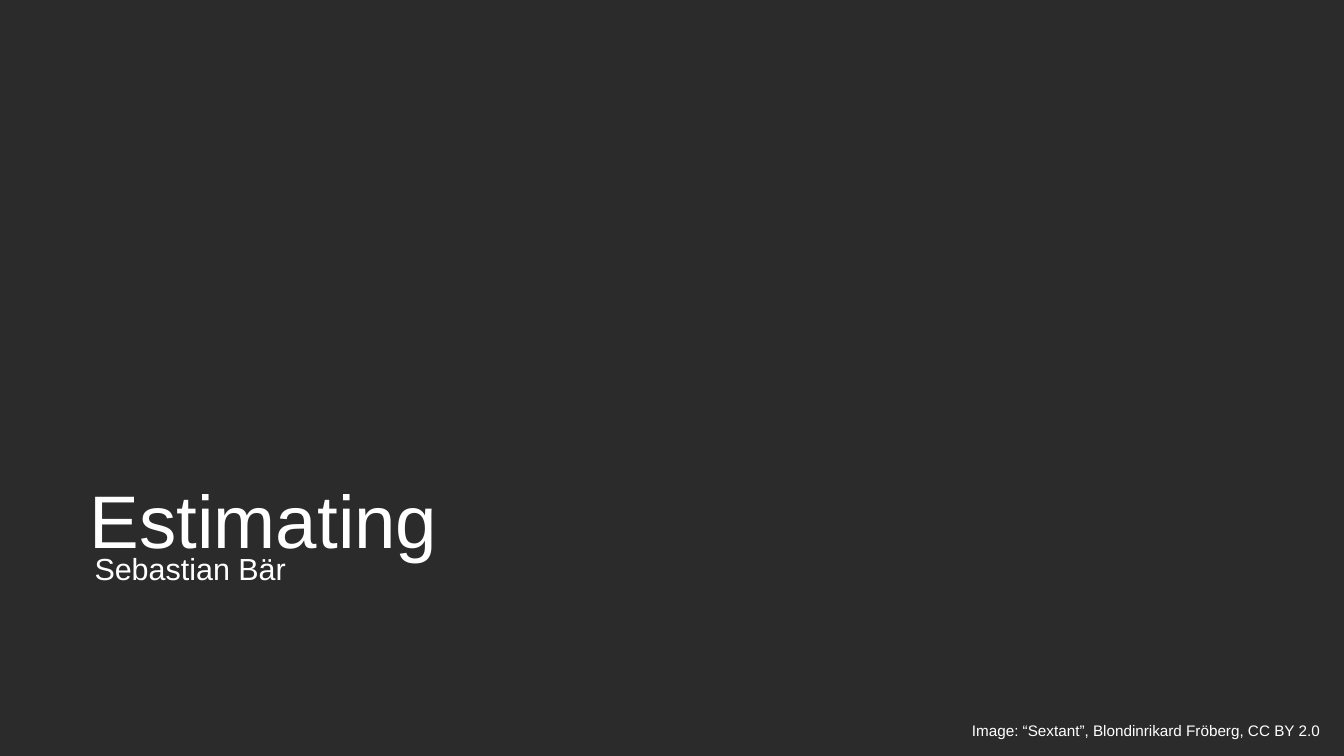
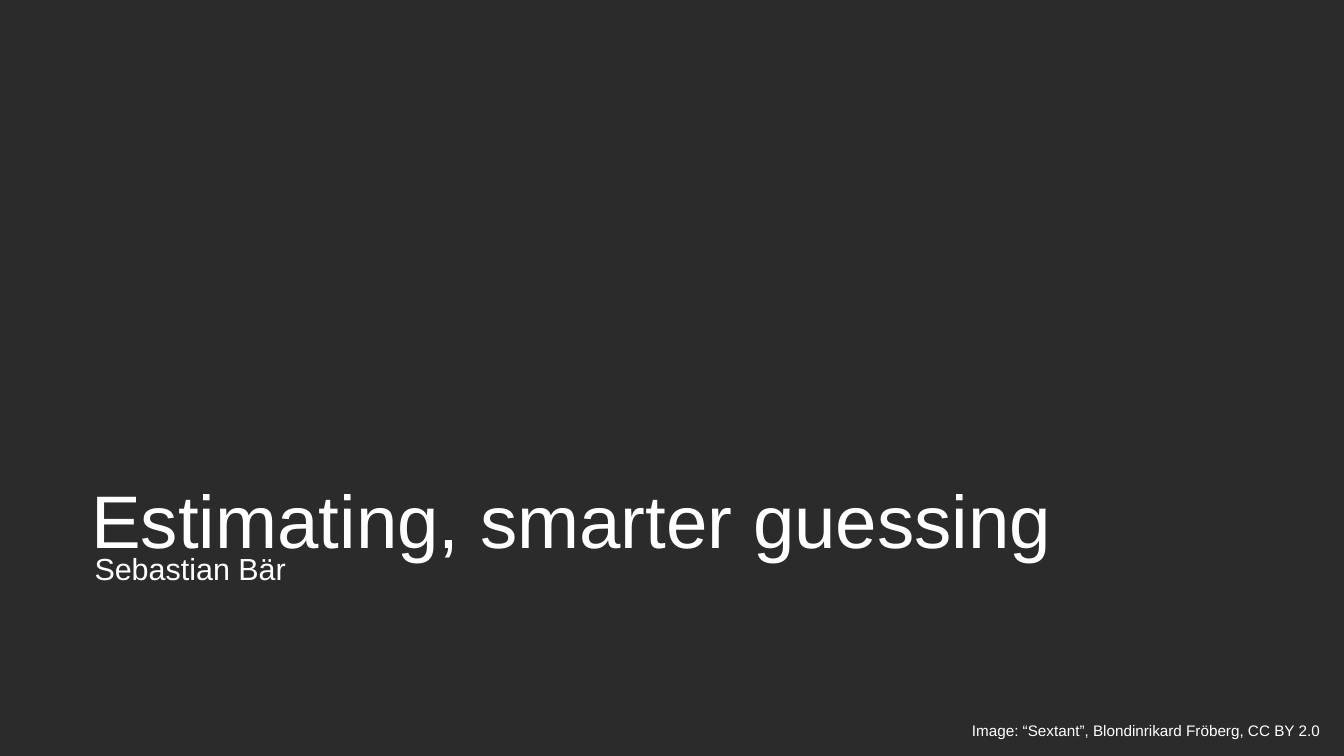
Before and after one commit to exasol/tutorials, a slide deck: slide 1 of estimating/estimating.odp. Drawn at 1344x756 pixels with LibreOffice and Linux fonts; fonts in the diff are those of the drawing; background and template pictures are left out; a plain dark background stands for a picture behind light text. Boxes give left, top, right and bottom in pixels: in the first picture for what was removed or moved away, otherwise in the second. Text is boxed around its words. In the diff, an @@ line names an element or a change of style, - is before the commit and + after.

Commit message:
#3: Improved title.

```diff
--- a/estimating/estimating.odp
+++ b/estimating/estimating.odp
@@ title at (91, 494, 1051, 562): text changed @@
-Estimating
+Estimating, smarter guessing
```
